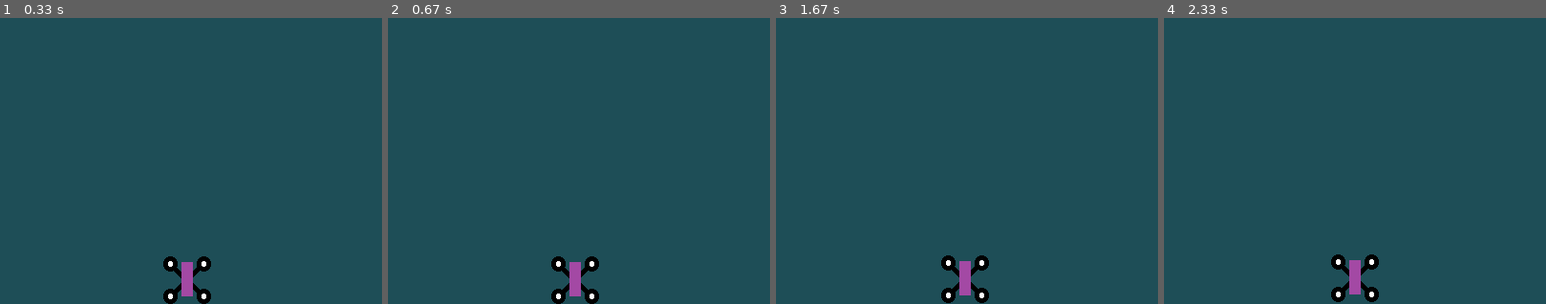
Above: before the commit, frames 1-4 (left to right).
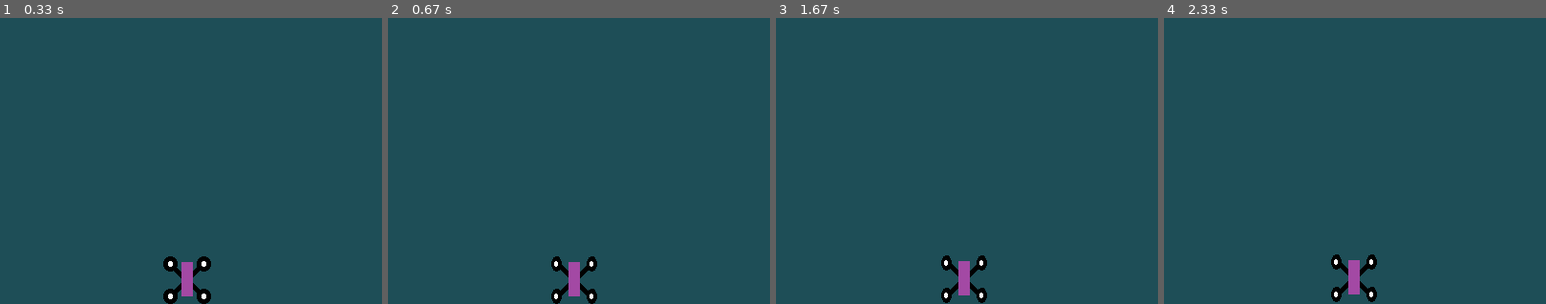
Above: after the commit, the same moments.

Repository: jhealy739/pygame_training
Game: pygame game, started from pgtraining_main.py
The game is run twice, just before and just after one commit, with the same random seed, the same clock (stepped at 60 frames per second) and the same inputs.
Inputs:
- Up to frame 1 (0.33 s): no input
- Up to frame 2 (0.67 s): hold Right from 0.33 s (still down)
- Up to frame 3 (1.67 s): release Right at 0.8 s; hold Up 0.83-1.3 s; hold Right from 1.33 s (still down)
- Up to frame 4 (2.33 s): release Right at 1.8 s; hold Left from 1.83 s (still down)
The pictures show only the part of the screen within x 26-76%, y 50-100%; the shares and areas given below are measured in that part.

Frame 1 is identical in both runs. In frame 2, 0.3% of the frame differs, in the area x 43-56%, y 83-100%; in frame 3, 0.3%; in frame 4, 0.3%.

Commit message:
Added images for ship left and right movement

Diff:
--- a/ship.py
+++ b/ship.py
@@ -9,6 +9,8 @@
 
         #Load the ship image and get its rect.
         self.image = pygame.image.load('C:\\Users\\jheal\\Documents\\Programming\\pygame_training\\ship.bmp')
+        self.image_right = pygame.image.load('C:\\Users\\jheal\\Documents\\Programming\\pygame_training\\ship_right.bmp')
+        self.image_left = pygame.image.load('C:\\Users\\jheal\\Documents\\Programming\\pygame_training\\ship_left.bmp')
         self.rect = self.image.get_rect()
         self.screen_rect = screen.get_rect()
 
@@ -69,4 +71,11 @@
 
     def blitme(self):
         #Check movement flags and then draw the ship at its current location.
-        self.screen.blit(self.image, self.rect)
+        if self.moving_right:
+            self.screen.blit(self.image_left, self.rect)
+
+        elif self.moving_left:
+            self.screen.blit(self.image_left, self.rect)
+
+        else:
+            self.screen.blit(self.image, self.rect)
Binary file added: ship_left.bmp
Binary file added: ship_right.bmp
